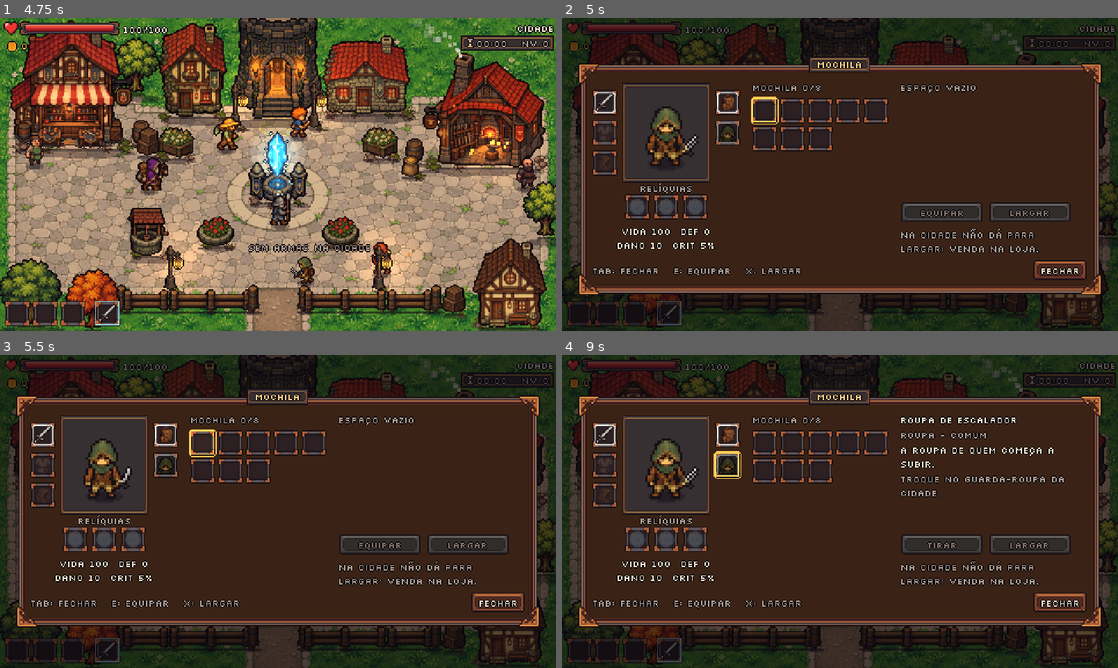
Above: before the commit, frames 1-4 (two rows, left to right).
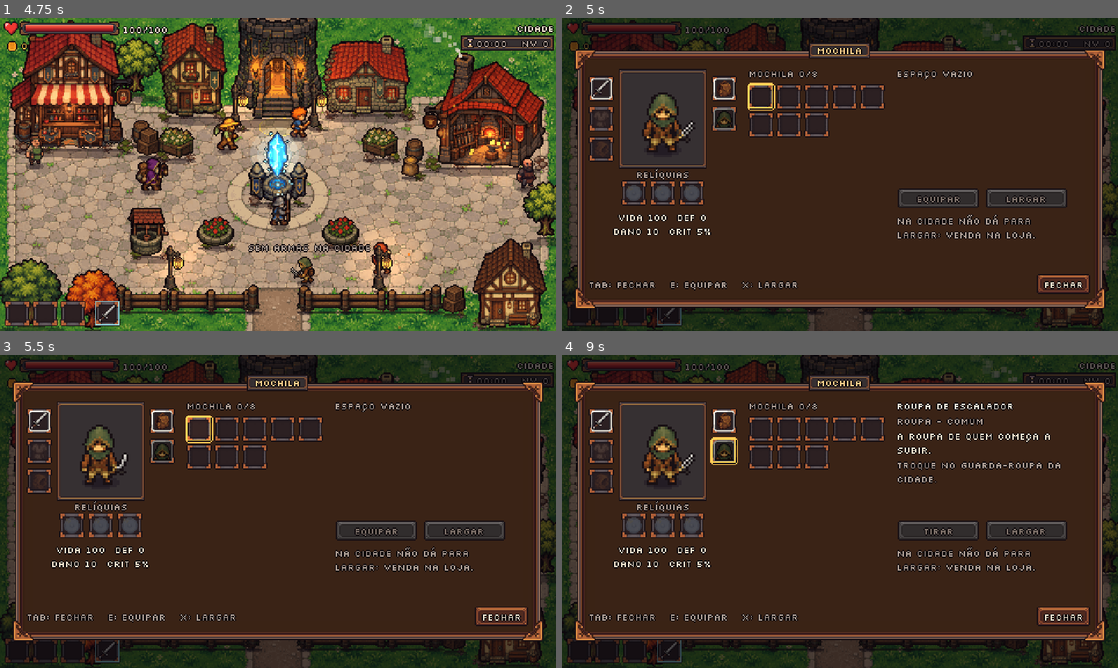
Above: after the commit, the same moments.

Repository: danicunhac/cinzel
Game: Godot game, scene res://ui/title.tscn
Two runs of this game, one before a commit and one after it. Both use one fixed random seed, a clock stepped at 60 frames per second and the inputs below.
Inputs (mouse positions are in pixels of both pictures, inside the frame that each line leads up to):
- Up to frame 1 (4.75 s): tap Enter at 0.5 s; move the mouse to (400, 158) at 0.52 s; hold D (move_right) 0.53-1.25 s; hold J (attack) 0.53-1.25 s; click (400, 158) at 0.67 s; click "Novo jogo" at 1.25 s; drag from (166, 190) to (278, 271) at 2.02 s; move the mouse to (333, 105) at 2.77 s; hold D (move_right) 2.78-3.5 s; hold E (interact) 2.78-3.5 s; click (333, 105) at 2.92 s; drag from (250, 237) to (350, 271) at 3.52 s; move the mouse to (444, 221) at 4.27 s; hold A (move_left) from 4.28 s (still down); hold J (attack) from 4.28 s (still down); click (444, 221) at 4.42 s
- Up to frame 2 (5 s): keep holding A (move_left); keep holding J (attack); tap Tab (inventory) at 4.9 s
- Up to frame 3 (5.5 s): release A (move_left) at 5 s; release J (attack) at 5 s; drag from (111, 464) to (194, 433) at 5.02 s
- Up to frame 4 (9 s): move the mouse to (867, 511) at 5.77 s; hold S (move_down) 5.78-6.5 s; hold E (interact) 5.78-6.5 s; click (867, 511) at 5.92 s; drag from (756, 433) to (851, 608) at 6.52 s; move the mouse to (962, 495) at 7.27 s; hold W (move_up) 7.28-8 s; hold J (attack) 7.28-8 s; click (962, 495) at 7.42 s; drag from (728, 527) to (851, 608) at 8.02 s; move the mouse to (895, 442) at 8.77 s; hold S (move_down) from 8.78 s (still down); hold E (interact) from 8.78 s (still down); click (895, 442) at 8.92 s

Frame 1 is identical in both runs. In frame 2, 25% of the frame differs, in the area x 2-98%, y 7-93%; in frame 3, 25%; in frame 4, 27%, in the area x 2-98%, y 6-92%.

Commit message:
fix: mochila e loja sem tremer ao passar o mouse
A janela crescia com o texto do item e voltava ao centro, as células andavam sob o mouse e o hover alternava. Altura fixa pelo maior item; testes cobrem todos os itens.

Diff:
--- a/game/tests/unit/test_e4_screens.gd
+++ b/game/tests/unit/test_e4_screens.gd
@@ -475,3 +475,91 @@
 	T.ok(run.unlocked_outfits.has(&"outfit_manto_mago"))
 	T.eq(_game().give_debug("nope:3"), 0, "unknown id gives nothing")
 	_game().new_run()
+
+
+## Hovering any cell must not resize or move the window: a window that grows
+## with the item text slides the cells under the mouse, the hover flips and
+## the screen flickers.
+func test_inventory_window_keeps_its_rect_on_hover() -> void:
+	_game().new_run()
+	var run: RunState = _game().run
+	_game().give_debug("backpack_large")
+	run.equip(&"backpack_large")
+	for id: StringName in [&"armor_plate", &"helm_circlet", &"longsword_ember", &"bow_elven",
+			&"dagger_twin_fang", &"armor_shadow", &"cracked_hourglass", &"glass_shield",
+			&"mat_tower_crystal", &"outfit_manto_mago", &"spear_dragoon", &"axe_war"]:
+		run.inventory.add(id)
+	var town := await _spawn("res://world/town.tscn")
+	var inv := _open_inventory(town, true)
+	# Let the slide-in finish first.
+	for i in 40:
+		await _tree().process_frame
+	var frame := inv.find_children("*", "NinePatchRect", true, false)[0] as Control
+	var rect := frame.get_global_rect()
+	var cells: Array[ItemCell] = []
+	cells.append_array(inv.bag_cells)
+	cells.append_array(inv.doll_cells)
+	var worst := rect
+	for c in cells:
+		inv._on_hover(true, c)
+		await _tree().process_frame
+		var r := frame.get_global_rect()
+		if r != rect:
+			worst = r
+		inv._on_hover(false, c)
+	T.eq(worst, rect, "window rect stays put on hover")
+	# Every item in the catalog, as if hovered in the backpack (the longest
+	# text and stat list decide the window size).
+	for id in ItemDB.ids():
+		inv._show_info(&"bag", id, &"")
+		await _tree().process_frame
+		if frame.get_global_rect() != rect:
+			worst = frame.get_global_rect()
+	T.eq(worst, rect, "no item resizes the window")
+	inv.close()
+	town.free()
+	_game().new_run()
+
+
+## Same rule for the shop and the forge: selecting any entry keeps the window.
+func test_shop_and_forge_keep_their_rect_for_any_entry() -> void:
+	_game().new_run()
+	var run: RunState = _game().run
+	run.unlock_floor(3)
+	_game().give_debug("backpack_large")
+	run.equip(&"backpack_large")
+	for id: StringName in [&"armor_plate", &"dagger_twin_fang", &"longsword_ember", &"cracked_hourglass",
+			&"helm_circlet", &"mat_tower_crystal", &"spear_dragoon", &"bow_elven"]:
+		run.inventory.add(id)
+	var town := await _spawn("res://world/town.tscn")
+	for id: StringName in [&"shop", &"smith"]:
+		var p := town.open_panel(id) as UiPanel
+		for i in 40:
+			await _tree().process_frame
+		var frame := p.find_children("*", "NinePatchRect", true, false)[0] as Control
+		var rect := frame.get_global_rect()
+		var picks: Array[Callable] = []
+		if p is ShopPanel:
+			var sp := p as ShopPanel
+			for slot in run.inventory.capacity:
+				picks.append(func() -> void: sp.select_tab(&"sell"); sp.select_sell(slot))
+			for b in sp.buy_buttons.size():
+				picks.append(func() -> void: sp.select_tab(&"buy"); sp.select_buy(b))
+			sp.select_tab(&"buy")
+			for b in sp.buy_buttons.size():
+				picks.append(func() -> void: sp.select_tab(&"buy"); sp.select_buy(b))
+		else:
+			var sm := p as SmithPanel
+			for r in Forge.unlocked(3).size():
+				picks.append(func() -> void: sm.select(r))
+		var worst := rect
+		for pick in picks:
+			pick.call()
+			await _tree().process_frame
+			if frame.get_global_rect() != rect:
+				worst = frame.get_global_rect()
+		T.eq(worst, rect, "%s window stays put (%d picks)" % [id, picks.size()])
+		p.close()
+		await _tree().process_frame
+	town.free()
+	_game().new_run()
--- a/game/ui/inventory_screen.gd
+++ b/game/ui/inventory_screen.gd
@@ -56,7 +56,9 @@
 
 func _init() -> void:
 	super._init()
-	panel_size = Vector2(452, 0)
+	# Fixed size, as tall as the longest item text: a window that grew with
+	# the hovered item slid the cells under the mouse and flickered.
+	panel_size = Vector2(458, 224)
 	panel_title = "Mochila"
 	close_hint = "Tab: fechar   E: equipar   X: largar"
 	close_actions = [&"ui_cancel", &"pause"]
--- a/game/ui/shop_panel.gd
+++ b/game/ui/shop_panel.gd
@@ -10,7 +10,7 @@
 
 const GRID_COLS := 5
 const LIST_W := 190.0
-const INFO_W := 166.0
+const INFO_W := 222.0
 
 var shop: Market
 var tab: StringName = &"sell"
@@ -33,7 +33,9 @@
 
 func _init() -> void:
 	super._init()
-	panel_size = Vector2(400, 206)
+	# Fixed size, as tall as the longest entry (stats, price, quantity): a
+	# window that grew with the selection moved the list under the mouse.
+	panel_size = Vector2(458, 244)
 	panel_title = "Loja"
 
 
